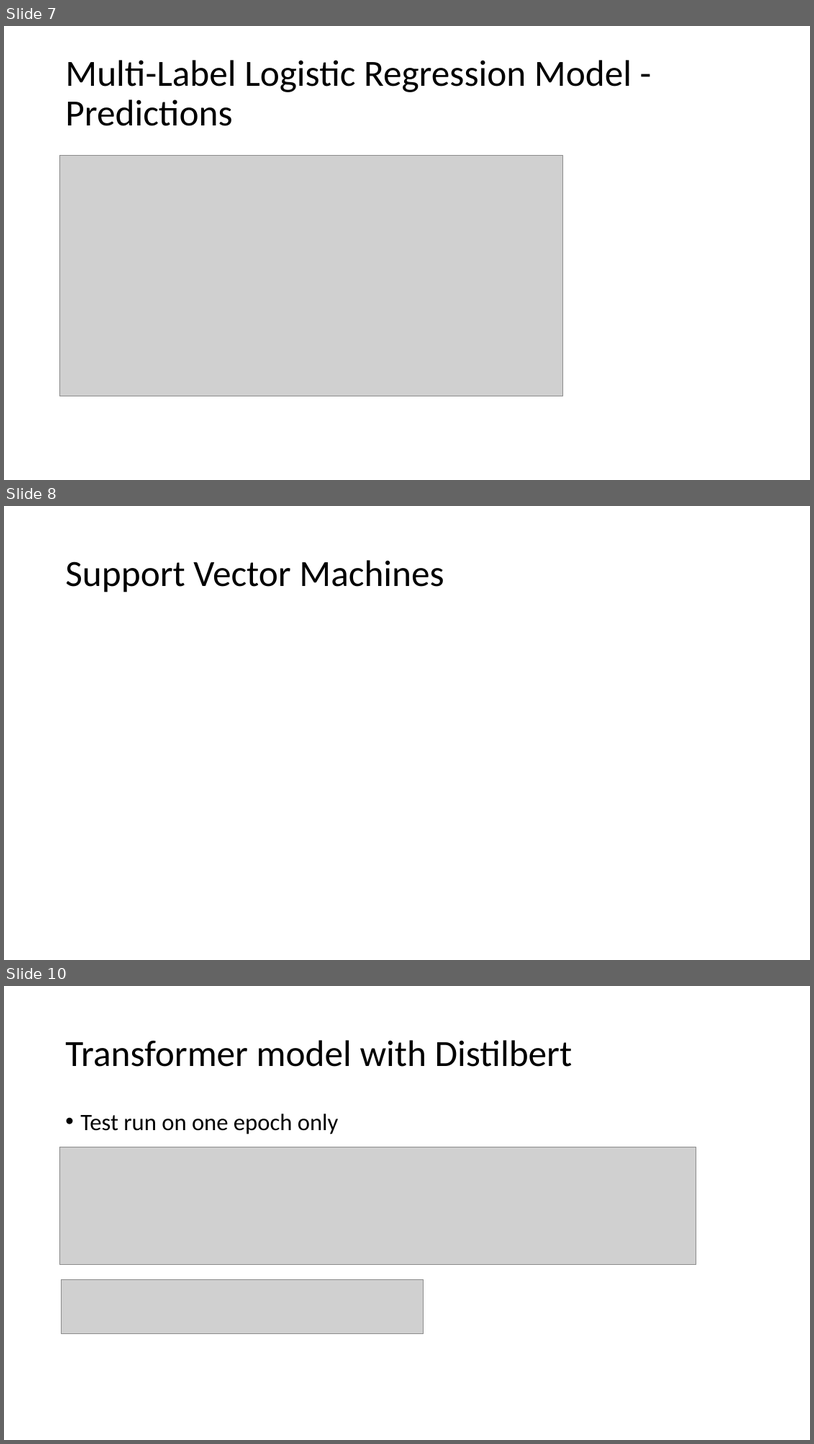
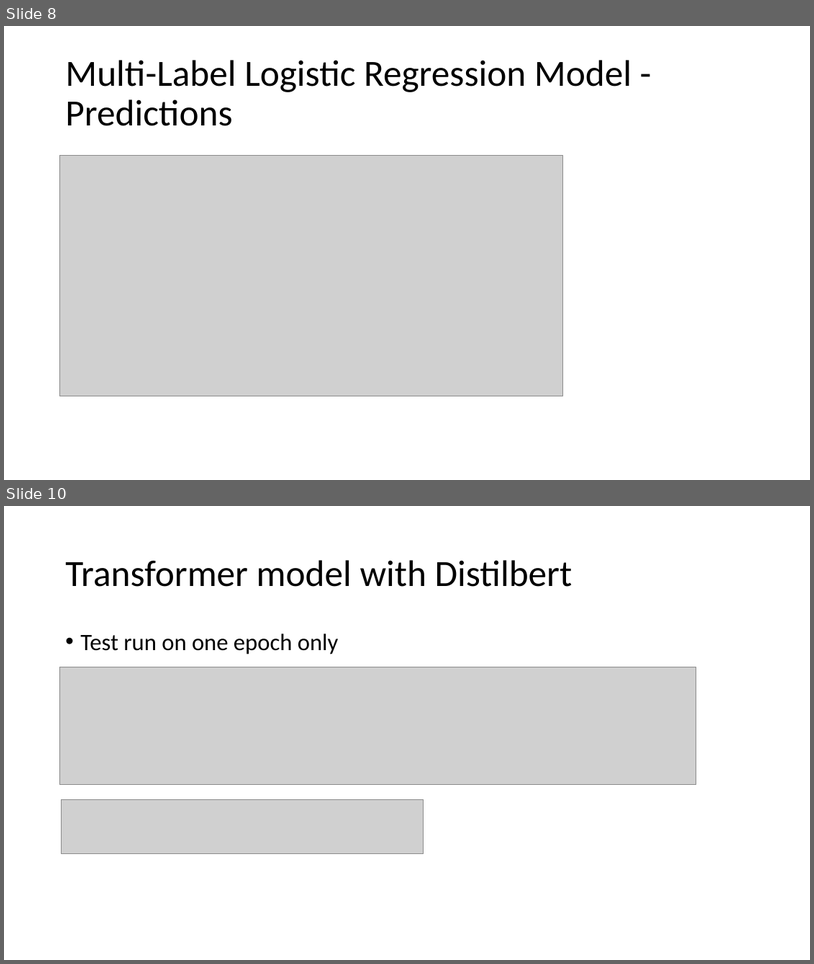
Before and after one commit to MatthiasRemta/NLP_Project, a slide deck: Presentations/session6.pptx. Shown one above the other, each under a label of ours: slides 7, 8 and 10 before the commit, slides 8 and 10 after it; the slides between them are not shown. The pictures are 814x1444 and 814x964 pixels, drawn with LibreOffice and Linux fonts; fonts in the diff are those of the drawing; grey boxes stand for pictures; background and template pictures are left out. Boxes give left, top, right and bottom in pixels: in the first picture for what was removed or moved away, otherwise in the second. Text is boxed around its words. In the diff, an @@ line names an element or a change of style, - is before the commit and + after.

```diff
--- a/Presentations/session6.pptx
+++ b/Presentations/session6.pptx
@@ slide 8 removed at [4,506,810,960], background #FFFFFF @@
@@ title removed at [65,560,444,592] @@
-Support Vector Machines
@@ what was slide 7 is now slide 8 @@
```
Also in this commit, not shown: 3 slides changed, 1 slide added, 1 other file.
